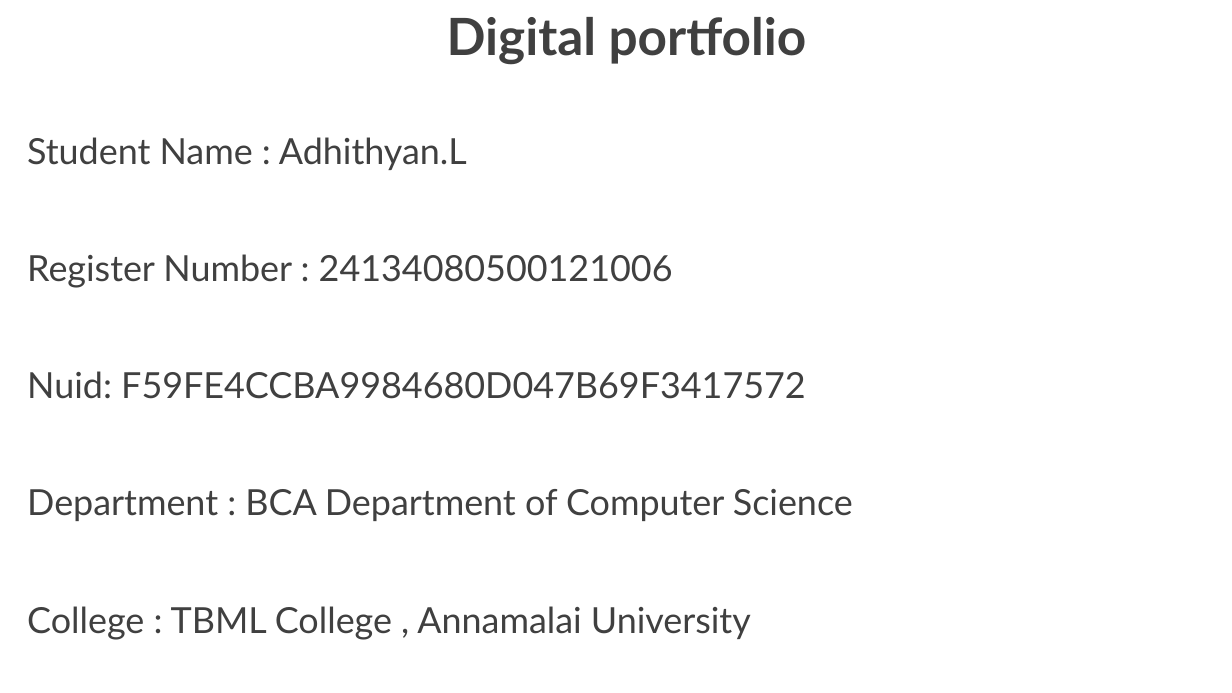
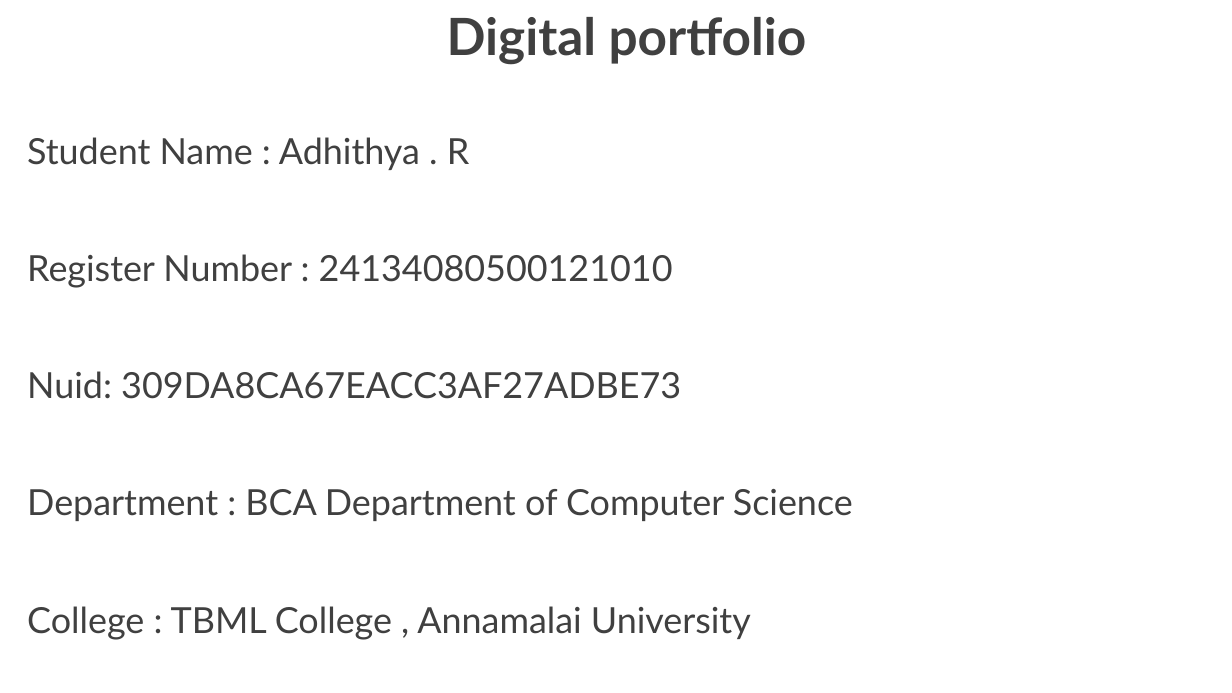
Before and after one commit to a96176957-alt/Adhithyan_TNSDC_FWD_DP, a slide deck: slide 1 of Presentation-WPS Office Adhithya.pptx. Drawn at 1232x693 pixels with LibreOffice and Linux fonts; fonts in the diff are those of the drawing; background and template pictures are left out. Boxes give left, top, right and bottom in pixels: in the first picture for what was removed or moved away, otherwise in the second. Text is boxed around its words. In the diff, an @@ line names an element or a change of style, - is before the commit and + after.

```diff
--- a/Presentation-WPS Office Adhithya.pptx
+++ b/Presentation-WPS Office Adhithya.pptx
@@ text at <box>27,137,681,399</box>: text changed @@
-Student Name : Adhithyan.L
-Register Number : 24134080500121006
-Nuid: F59FE4CCBA9984680D047B69F3417572
+Student Name : Adhithya . R
+Register Number : 24134080500121010
+Nuid: 309DA8CA67EACC3AF27ADBE73
```
Also in this commit, not shown: 3 slides added, 2 slides removed.
